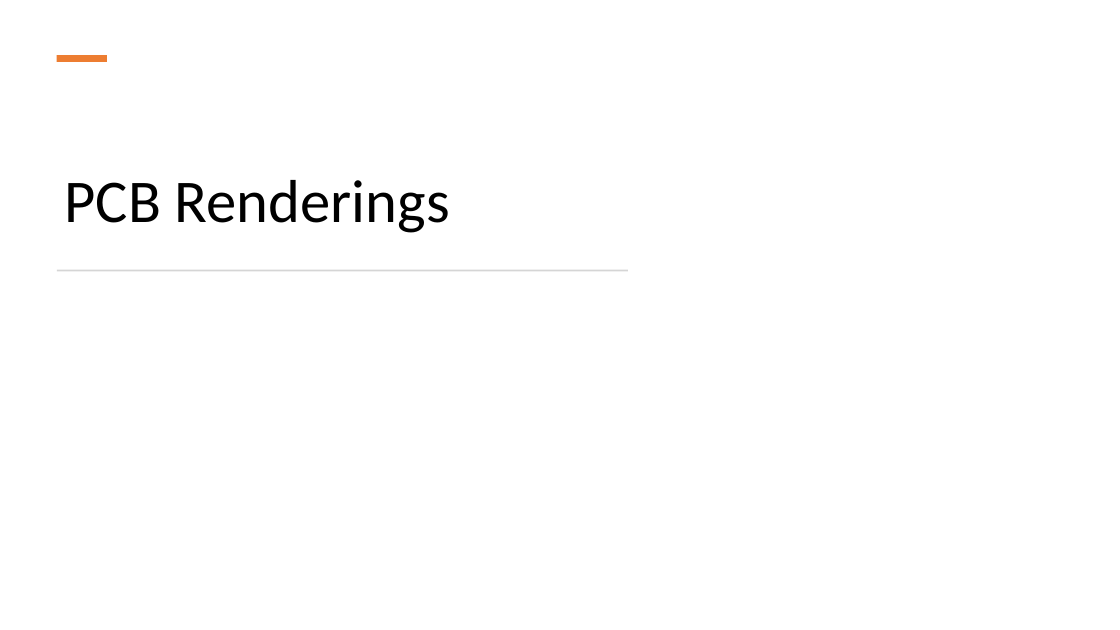
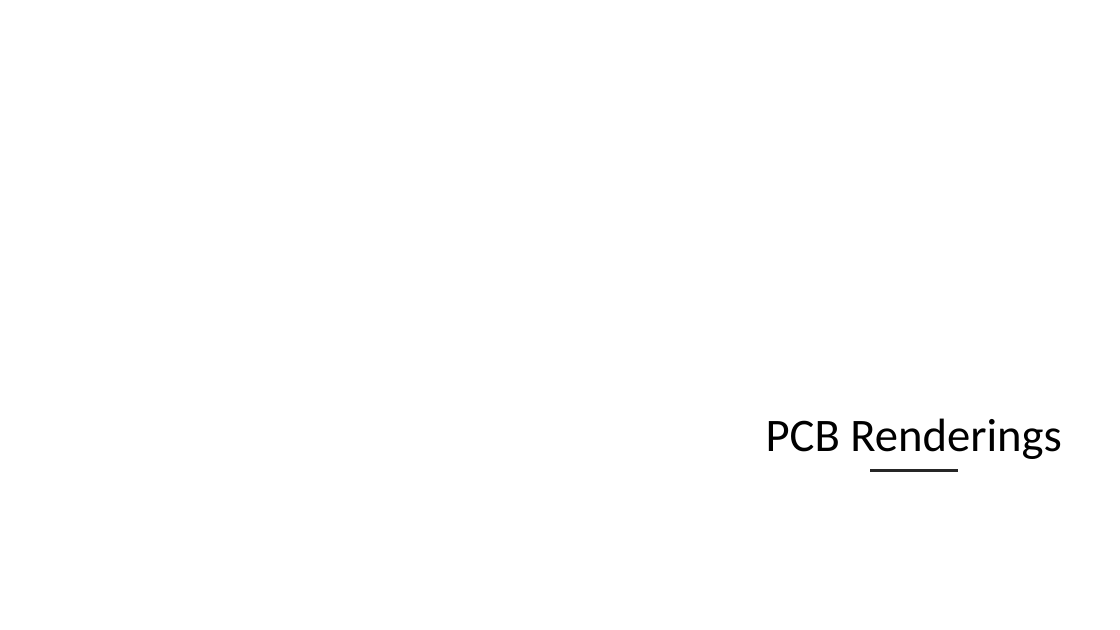
Before and after one commit to MissouriMRDT/NavBoard_Hardware, a slide deck: slide 10 of Documentation/Schematic Review 1.pptx (slide 9 before the commit). Drawn at 1120x630 pixels with LibreOffice and Linux fonts; fonts in the diff are those of the drawing; background and template pictures are left out. Boxes give left, top, right and bottom in pixels: in the first picture for what was removed or moved away, otherwise in the second. Text is boxed around its words. In the diff, an @@ line names an element or a change of style, - is before the commit and + after.

```diff
--- a/Documentation/Schematic Review 1.pptx
+++ b/Documentation/Schematic Review 1.pptx
@@ rectangle removed at (56,55,107,62) @@
@@ freeform shape added at (688,209,1120,630), fill #FFFFFF at 70% opacity @@
@@ rectangle removed at (57,270,628,271) @@
@@ title "PCB Renderings": place and size @@
-title "PCB Renderings" at (65,180,450,233)
+title "PCB Renderings" at (766,418,1061,459)
@@ title "PCB Renderings" at (766,418,1061,459): size 52 to 40 pt; alignment left to centre @@
@@ line added from (871, 471) to (957, 471), #262626 2 pt @@
```
Also in this commit, not shown: 2 slides added, 2 other files.
